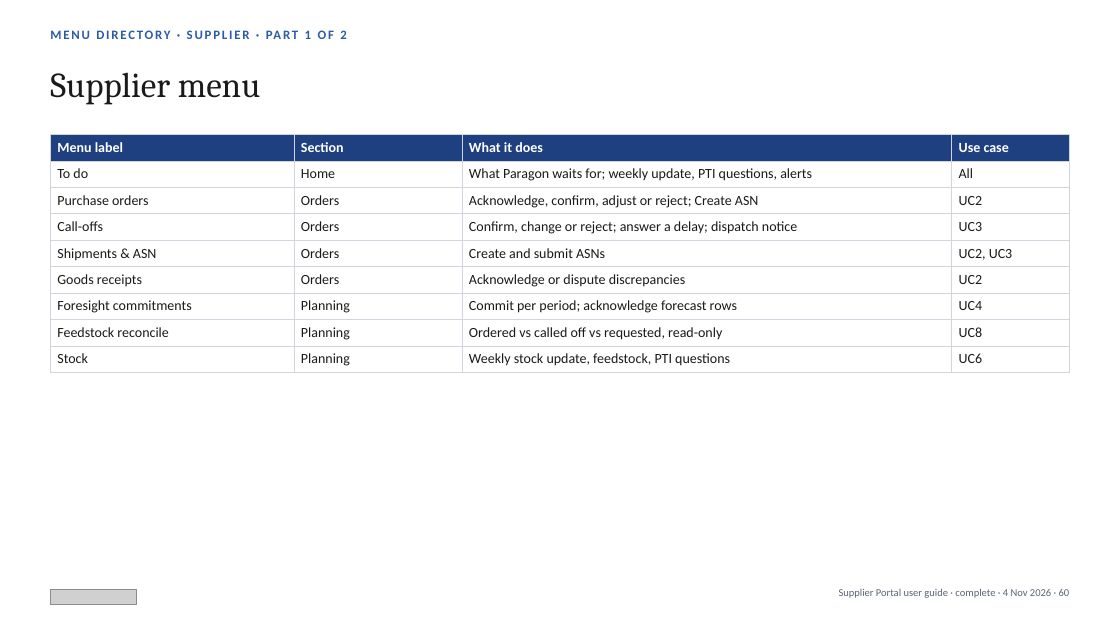
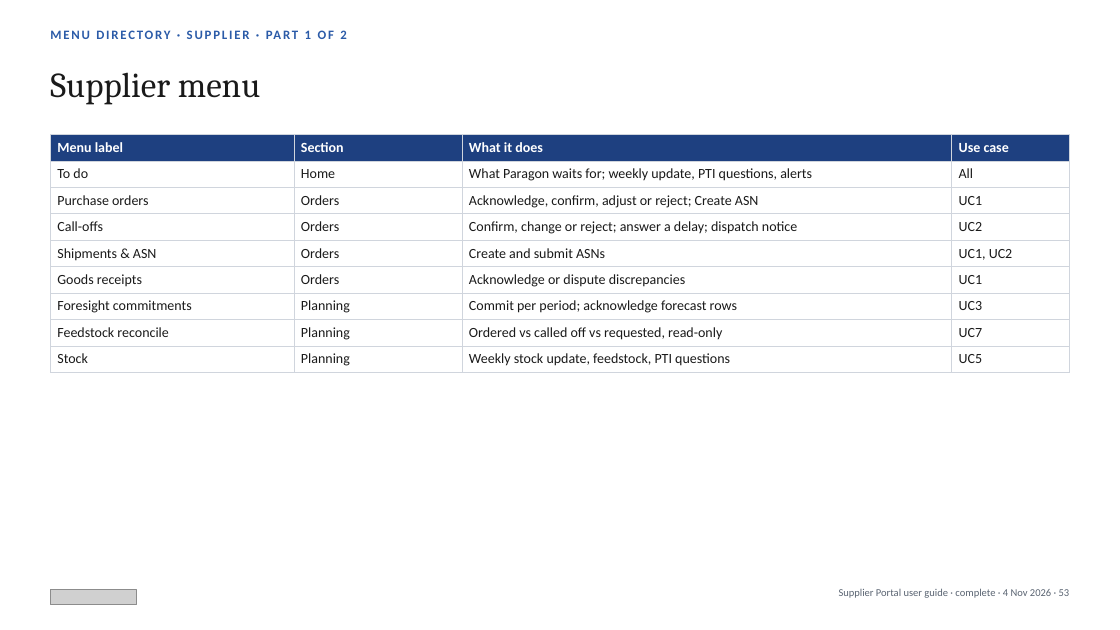
Before and after one commit to javal999/paragon-supplier-portal, a slide deck: slide 53 of docs/supplier-hub/user-guide/Paragon-Supplier-Portal-User-Guide.pptx (slide 60 before the commit). Drawn at 1120x630 pixels with LibreOffice and Linux fonts; fonts in the diff are those of the drawing; grey boxes stand for pictures. Boxes give left, top, right and bottom in pixels: in the first picture for what was removed or moved away, otherwise in the second. Text is boxed around its words. In the diff, an @@ line names an element or a change of style, - is before the commit and + after.

```diff
--- a/docs/supplier-hub/user-guide/Paragon-Supplier-Portal-User-Guide.pptx
+++ b/docs/supplier-hub/user-guide/Paragon-Supplier-Portal-User-Guide.pptx
@@ table at (50,134,1070,370) @@
-row 3, column 4: UC2
+row 3, column 4: UC1
-row 4, column 4: UC3
+row 4, column 4: UC2
-row 5, column 4: UC2, UC3
+row 5, column 4: UC1, UC2
-row 6, column 4: UC2
+row 6, column 4: UC1
-row 7, column 4: UC4
+row 7, column 4: UC3
-row 8, column 4: UC8
+row 8, column 4: UC7
-row 9, column 4: UC6
+row 9, column 4: UC5
@@ text at (839,588,1070,598): text changed @@
-Supplier Portal user guide · complete · 4 Nov 2026 · 60
+Supplier Portal user guide · complete · 4 Nov 2026 · 53
```
Also in this commit, not shown: 48 other slides changed, 7 slides removed, 9 other files.
